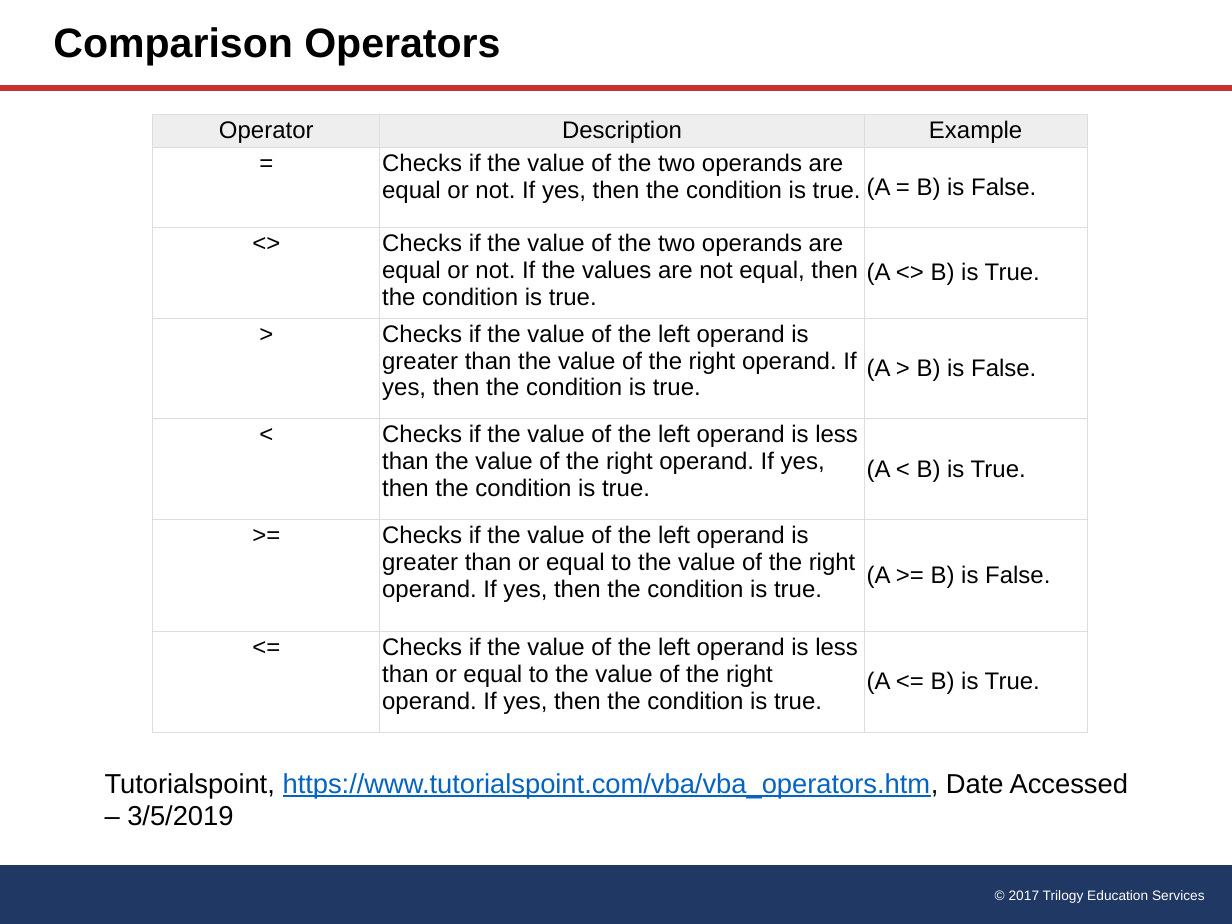
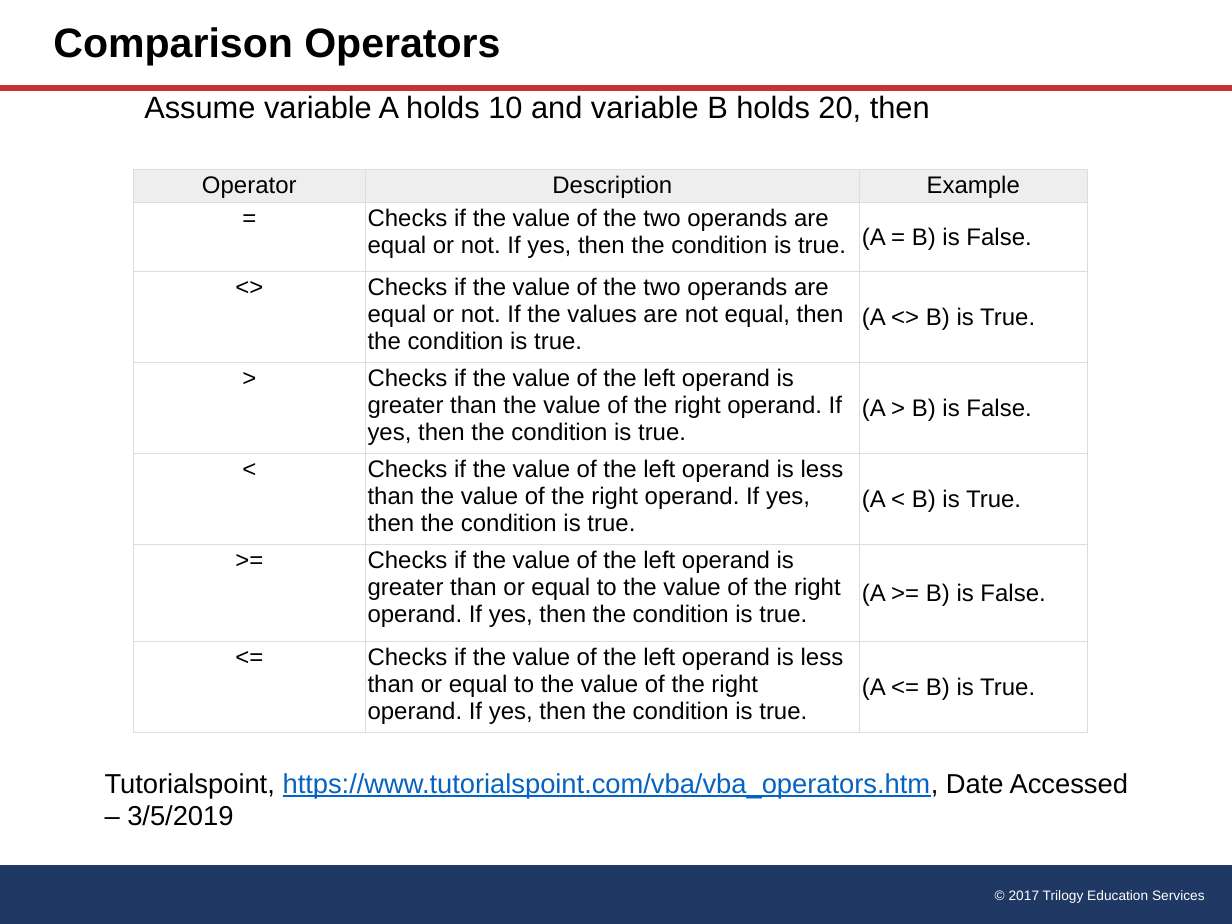
Before and after one commit to lisagee24/matplotlib_HW, a slide deck: slide 3 of 02-VBA-Scripting/3/VBA_Cheat_Sheet.pptx. Drawn at 1232x924 pixels with LibreOffice and Linux fonts; fonts in the diff are those of the drawing. Boxes give left, top, right and bottom in pixels: in the first picture for what was removed or moved away, otherwise in the second. Text is boxed around its words. In the diff, an @@ line names an element or a change of style, - is before the commit and + after.

```diff
--- a/02-VBA-Scripting/3/VBA_Cheat_Sheet.pptx
+++ b/02-VBA-Scripting/3/VBA_Cheat_Sheet.pptx
@@ text added at <box>144,95,930,122</box>, 18 pt, text #000000 @@
+Assume variable A holds 10 and variable B holds 20, then
@@ table: place and size @@
-table at <box>153,115,1087,732</box>
+table at <box>133,169,1087,732</box>
```
Also in this commit, not shown: 3 other slides changed.
